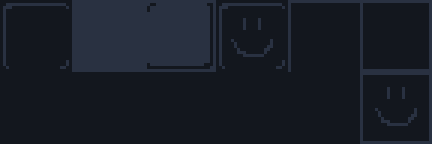
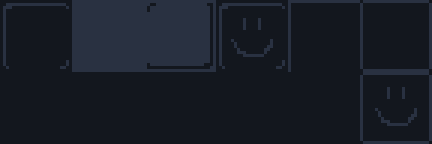
Layers edited between the first and the second 432 × 144 image:
painted on "7" over [360, 72, 432, 144]
painted on "6" over [360, 0, 432, 72]
